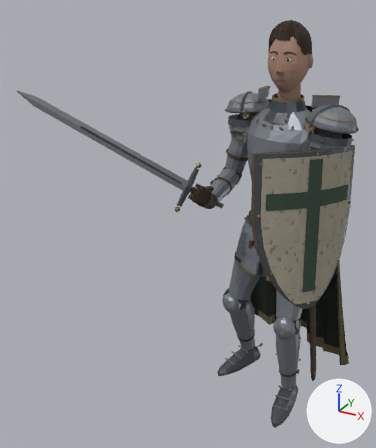
Before and after pictures for a commit that changed the glTF model modelos/cavaleiro-low-poly/cavaleiro.glb.
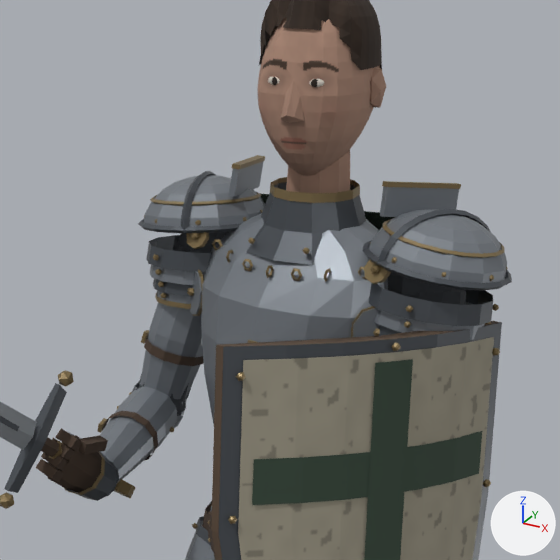
Each version is shown whole from a camera (50 mm lens) standing at (0.692, -2.194, 1.901) and looking at (-0.302, -0.387, 0.997), then close up on the part from 47% to 100% of the width and 7% to 51% of the height. The axes (+X, +Y, +Z) are drawn at lower right. The lights are the same throughout. The first two pictures are the older version. Where no turn or scale is listed for an object, it has been applied to the vertices.

Names of what the first close-up shows: 'AntebracoDireito', 'BracalSuperiorDireito', 'Cabelo', 'Couraca', 'Cranio', 'EscudoAro', 'EscudoCruzH', 'EscudoCruzV', 'EscudoPintura', 'EspaldarCupulaDireito', 'EspaldarCupulaEsquerdo', 'Gorjal' and 77 more.
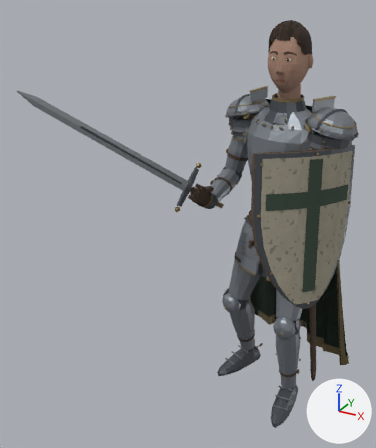
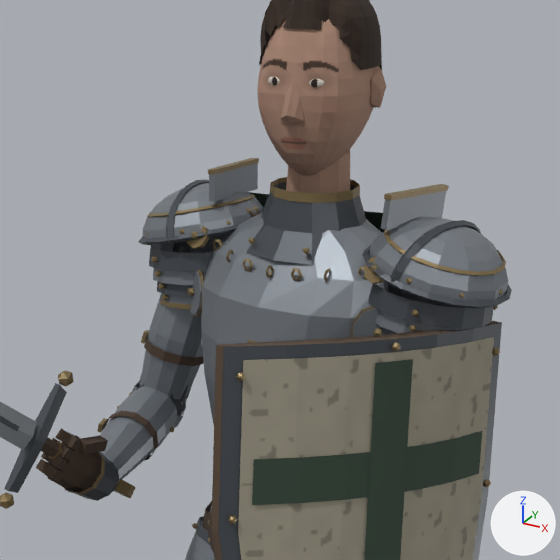
ob_espaldardireito is not drawn itself; it is the parent of ob_espaldarcupuladireito, ob_espaldarcristadireito, ob_espaldarbordadireito, ob_espaldarfrisodireito, ob_rebite_010, ob_rebite_011, ob_rebite_012, ob_rebite_013.
ob_laminasombrodireito is not drawn itself; it is the parent of ob_laminaombrodireito1, ob_rebite_018, ob_rebite_019, ob_rebite_020, ob_rebite_021, ob_laminaombrodireito2, ob_rebite_022, ob_rebite_023.
ob_espaldaresquerdo is not drawn itself; it is the parent of ob_espaldarcupulaesquerdo, ob_espaldarcristaesquerdo, ob_espaldarbordaesquerdo, ob_espaldarfrisoesquerdo, ob_rebite_037, ob_rebite_038, ob_rebite_039, ob_rebite_040.

The change, as a list of edits to the scene's bpy script:
```text
Change ob_espaldardireito:
    ob_espaldardireito.parent: ob_ombrodireito -> ob_ombroplacasdireito
    ob_espaldardireito.location: (-0.012, 0.0, 0.02) -> (-0.01, 0.0, 0.008)
    ob_espaldardireito.rotation_euler: (0.0, -0.32, 0.0) -> (0.0, -0.3, 0.0)  # degrees (0, -18, 0) -> degrees (0, -17, 0)
Change ob_laminasombrodireito:
    ob_laminasombrodireito.parent: ob_ombrodireito -> ob_ombrolaminasdireito
Change ob_espaldaresquerdo:
    ob_espaldaresquerdo.parent: ob_ombroesquerdo -> ob_ombroplacasesquerdo
    ob_espaldaresquerdo.location: (0.012, 0.0, 0.02) -> (0.01, 0.0, 0.008)
    ob_espaldaresquerdo.rotation_euler: (0.0, 0.32, 0.0) -> (0.0, 0.3, 0.0)  # degrees (0, 18, 0) -> degrees (0, 17, 0)
Add ob_ombroplacasesquerdo:
    ob_ombroplacasesquerdo = bpy.data.objects.new('OmbroPlacasEsquerdo', None)
    ob_ombroplacasesquerdo.parent = ob_tronco
    ob_ombroplacasesquerdo.location = (0.205, -0.005, 0.42)
    ob_ombroplacasesquerdo.rotation_euler = (-0.0491, -0.0611, -0.108)  # degrees (-2.8, -3.5, -6.2)
Add ob_ombrolaminasdireito:
    ob_ombrolaminasdireito = bpy.data.objects.new('OmbroLaminasDireito', None)
    ob_ombrolaminasdireito.parent = ob_tronco
    ob_ombrolaminasdireito.location = (-0.205, -0.005, 0.42)
    ob_ombrolaminasdireito.rotation_euler = (-0.0735, 0.186, 0.233)  # degrees (-4.2, 11, 13)
Add ob_ombroplacasdireito:
    ob_ombroplacasdireito = bpy.data.objects.new('OmbroPlacasDireito', None)
    ob_ombroplacasdireito.parent = ob_tronco
    ob_ombroplacasdireito.location = (-0.205, -0.005, 0.42)
    ob_ombroplacasdireito.rotation_euler = (-0.0345, 0.0724, 0.0946)  # degrees (-2, 4.1, 5.4)
```

Location of each change, (x1, y1, x2, y2) in pixels of the close-ups (560 x 560 px):
'EspaldarCupulaEsquerdo', moved, turned
    before: (368, 210, 507, 283)
    after: (370, 217, 508, 302)
'EspaldarCupulaDireito', moved, turned
    before: (144, 175, 265, 226)
    after: (143, 183, 264, 238)
'EspaldarPlacaAltaEsquerdo', moved, turned
    before: (380, 186, 459, 217)
    after: (381, 191, 446, 230)
'EspaldarBordaEsquerdo', moved, turned
    before: (362, 240, 512, 291)
    after: (362, 245, 512, 308)
'EspaldarCristaEsquerdo', moved, turned
    before: (377, 209, 491, 265)
    after: (390, 220, 481, 285)
'LaminaOmbroDireito1', moved
    before: (147, 235, 212, 272)
    after: (149, 243, 212, 272)
'EspaldarPlacaAltaDireito', moved, turned
    before: (228, 161, 264, 197)
    after: (209, 163, 258, 202)
'EspaldarBordaDireito', moved, turned
    before: (138, 219, 242, 233)
    after: (138, 224, 239, 245)
'EspaldarFrisoEsquerdo', moved, turned
    before: (383, 219, 505, 258)
    after: (383, 229, 506, 276)
'EspaldarCristaDireito', moved, turned
    before: (181, 171, 216, 232)
    after: (166, 179, 209, 242)
'EspaldarPlacaAltaBordaEsquerdo', moved, turned
    before: (382, 181, 461, 189)
    after: (384, 184, 449, 201)
'EspaldarFrisoDireito', moved, turned
    before: (150, 192, 261, 206)
    after: (147, 194, 255, 217)
'LaminaOmbroDireito2', moved
    before: (150, 265, 205, 285)
    after: (153, 268, 205, 285)
'LaminaOmbroDireito3', moved
    before: (153, 278, 192, 297)
    after: (157, 281, 192, 297)
'EspaldarPlacaAltaBordaDireito', moved, turned
    before: (232, 155, 265, 170)
    after: (208, 158, 259, 174)
'LaminaOmbroDireito4', moved (mostly hidden)
    before: (156, 290, 190, 304)
    after: (161, 293, 190, 304)
'BordaOmbroDireito', moved (mostly hidden)
    before: (155, 292, 191, 309)
    after: (160, 299, 191, 309)
'Rebite.041', moved, turned (not visible before)
    after: (236, 372, 246, 381)
'Rebite.040', moved, turned (not visible before)
    after: (391, 343, 401, 351)
'Rebite.049', moved, turned
    before: (404, 321, 411, 328)
    after: (459, 293, 464, 298)
'Rebite.043', moved, turned (not visible before)
    after: (228, 516, 237, 524)
'Rebite.044', moved, turned (not visible before)
    after: (483, 479, 491, 487)
'Rebite.042', moved, turned (not visible before)
    after: (492, 348, 500, 356)
'Rebite.010', moved, turned (not visible afterwards)
    before: (195, 220, 201, 225)
'Rebite.023', moved (not visible afterwards)
    before: (155, 269, 162, 275)
'Rebite.030', moved (not visible before)
    after: (158, 283, 165, 289)
'Rebite.048', moved, turned (not visible before)
    after: (406, 278, 412, 284)
'Rebite.027', moved (not visible afterwards)
    before: (158, 281, 164, 287)
'Rebite.019', moved, turned (not visible afterwards)
    before: (153, 254, 159, 260)
'Rebite.037', moved, turned (not visible afterwards)
    before: (391, 257, 397, 263)
'Rebite.031', moved (not visible afterwards)
    before: (160, 293, 167, 298)
'Rebite.022', moved (not visible before)
    after: (151, 257, 158, 262)
'Rebite.013', moved, turned (not visible before)
    after: (179, 229, 184, 234)
'Rebite.039', moved, turned (not visible afterwards)
    before: (489, 275, 494, 281)
'Rebite.011', moved, turned (not visible afterwards)
    before: (243, 217, 247, 221)
